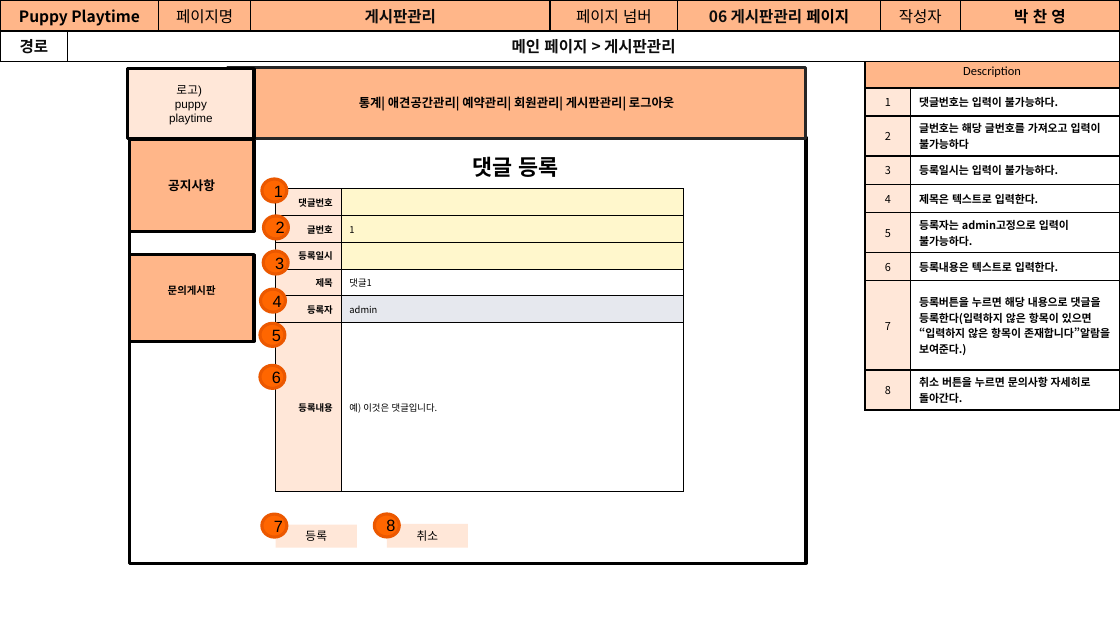
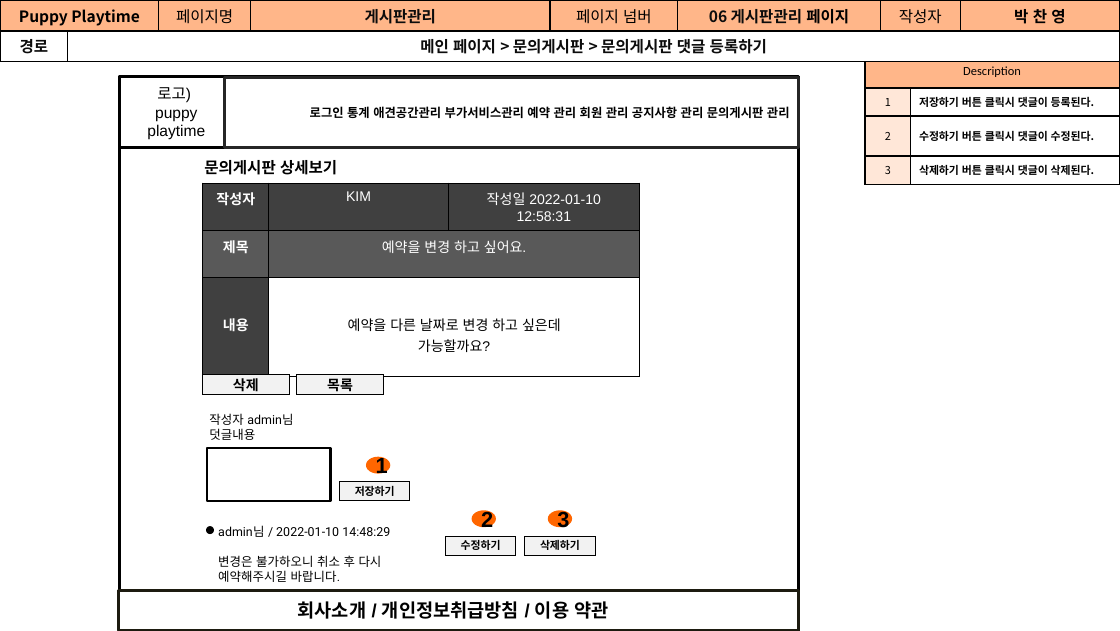
Before and after one commit to Jogging-Kim-Chaebak/PuppyPlaytime, a slide deck: slide 32 of 프로젝트 산출물/9. 스토리보드/Puppy Playtime 관리자 스토리보드.pptx. Drawn at 1120x631 pixels with LibreOffice and Linux fonts; fonts in the diff are those of the drawing. Boxes give left, top, right and bottom in pixels: in the first picture for what was removed or moved away, otherwise in the second. Text is boxed around its words. In the diff, an @@ line names an element or a change of style, - is before the commit and + after.

Commit message:
2022-01-11 문서 수정

```diff
--- a/프로젝트 산출물/9. 스토리보드/Puppy Playtime 관리자 스토리보드.pptx
+++ b/프로젝트 산출물/9. 스토리보드/Puppy Playtime 관리자 스토리보드.pptx
@@ table at box(0, 0, 1119, 58) @@
-row 2, column 2: 메인 페이지 > 게시판관리
+row 2, column 2: 메인 페이지 > 문의게시판 > 문의게시판 댓글 등록하기
@@ table at box(865, 54, 1120, 184) @@
-row 2: 1 | 댓글번호는 입력이 불가능하다.
-row 3: 2 | 글번호는 해당 글번호를 가져오고 입력이 불가능하다
-row 4: 3 | 등록일시는 입력이 불가능하다.
-row 5: 4 | 제목은 텍스트로 입력한다.
-row 6: 5 | 등록자는 admin고정으로 입력이 불가능하다.
-row 7: 6 | 등록내용은 텍스트로 입력한다.
-row 8: 7 | 등록버튼을 누르면 해당 내용으로 댓글을 등록한다(입력하지 않은 항목이 있으면 “입력하지 않은 항목이 존재합니다”알람을 보여준다.)
-row 9: 8 | 취소 버튼을 누르면 문의사항 자세히로 돌아간다.
+row 2: 1 | 저장하기 버튼 클릭시 댓글이 등록된다.
+row 3: 2 | 수정하기 버튼 클릭시 댓글이 수정된다.
+row 4: 3 | 삭제하기 버튼 클릭시 댓글이 삭제된다.
@@ rectangle "로고)": place and size @@
-rectangle "로고)" at box(128, 68, 254, 138)
+rectangle "로고)" at box(119, 76, 233, 147)
@@ rectangle "로고)" at box(119, 76, 233, 147): size 7.5 to 10 pt; fill #FFE7D8 to #FFFFFF @@
@@ rectangle: place and size @@
-rectangle at box(130, 138, 806, 563)
+rectangle at box(120, 76, 799, 629)
@@ rectangle "로그인 통계 애견공간관리 부가서비스관리 예약 ...": place and size @@
-rectangle "로그인 통계 애견공간관리 부가서비스관리 예약 ..." at box(227, 67, 805, 138)
+rectangle "로그인 통계 애견공간관리 부가서비스관리 예약 ..." at box(225, 77, 799, 148)
@@ rectangle "로그인 통계 애견공간관리 부가서비스관리 예약 ..." at box(225, 77, 799, 148): fill #FFB689 to #FFFFFF @@
@@ text in rectangle at box(310, 106, 790, 118): text changed @@
-통계| 애견공간관리| 예약관리| 회원관리| 게시판관리| 로그아웃
+로그인 통계 애견공간관리 부가서비스관리 예약 관리 회원 관리 공지사항 관리 문의게시판 관리
@@ text added at box(204, 160, 337, 175), 10 pt, text #000000, bold @@
+문의게시판 상세보기
@@ text removed at box(472, 156, 559, 177) @@
-댓글 등록
@@ table added at box(203, 183, 640, 367), 3 rows, 3 columns @@
+작성자 | KIM | 작성일 2022-01-10 12:58:31
+제목 | 예약을 변경 하고 싶어요. | 
+내용 | 예약을 다른 날짜로 변경 하고 싶은데 / 가능할까요? | 
@@ rectangle added at box(203, 374, 290, 394), fill #F2F2F2, outline #000000 0.75 pt, 9 pt, text #000000, bold @@
+삭제
@@ rectangle added at box(297, 374, 384, 394), fill #F2F2F2, outline #000000 0.75 pt, 9 pt, text #000000, bold @@
+목록
@@ text added at box(209, 413, 293, 440), 8 pt, text #000000 @@
+작성자 admin님
+덧글내용
@@ rectangle added at box(207, 448, 330, 501), fill #FFFFFF, outline #000000 1.5 pt @@
@@ ellipse "1": place and size @@
-ellipse "1" at box(262, 179, 287, 203)
+ellipse "1" at box(366, 457, 391, 474)
@@ rectangle added at box(339, 482, 410, 501), fill #F2F2F2, outline #000000 0.75 pt, 7 pt, text #000000, bold @@
+저장하기
@@ ellipse added at box(207, 528, 213, 533), fill #000000, outline #000000 1.5 pt @@
@@ text added at box(218, 525, 390, 582), 8 pt, text #000000 @@
+admin님 / 2022-01-10 14:48:29
+변경은 불가하오니 취소 후 다시 예약해주시길 바랍니다.
@@ group removed at box(130, 140, 683, 548): 5 ellipses, 4 rectangles, 1 table @@
-문의게시판
-공지사항
-댓글번호 | 
-글번호 | 1
-등록일시 | 
-제목 | 댓글1
-등록자 | admin
-등록내용 | 예) 이것은 댓글입니다.
-등록
-취소
-4
-5
-6
-7
-8
@@ rectangle added at box(446, 535, 516, 554), fill #F2F2F2, outline #000000 0.75 pt, 7 pt, text #000000, bold @@
+수정하기
@@ ellipse "2": place and size @@
-ellipse "2" at box(263, 216, 288, 240)
+ellipse "2" at box(472, 510, 496, 526)
@@ rectangle added at box(525, 535, 596, 554), fill #F2F2F2, outline #000000 0.75 pt, 7 pt, text #000000, bold @@
+삭제하기
@@ size 10.5 to 14 pt, bold on; outline #EB5800 2 pt to none in 3 elements at box(366, 457, 391, 474), box(472, 510, 496, 526), box(548, 510, 572, 526) @@
@@ ellipse "3": place and size @@
-ellipse "3" at box(263, 251, 288, 274)
+ellipse "3" at box(548, 510, 572, 526)
@@ rectangle added at box(119, 590, 799, 631), fill #FFFFFF, outline #1D1B10 2 pt, 12 pt, text #000000, bold @@
+회사소개 / 개인정보취급방침 / 이용 약관
```
Also in this commit, not shown: 22 other slides changed, 1 slide added, 2 slides removed, 12 other files.
